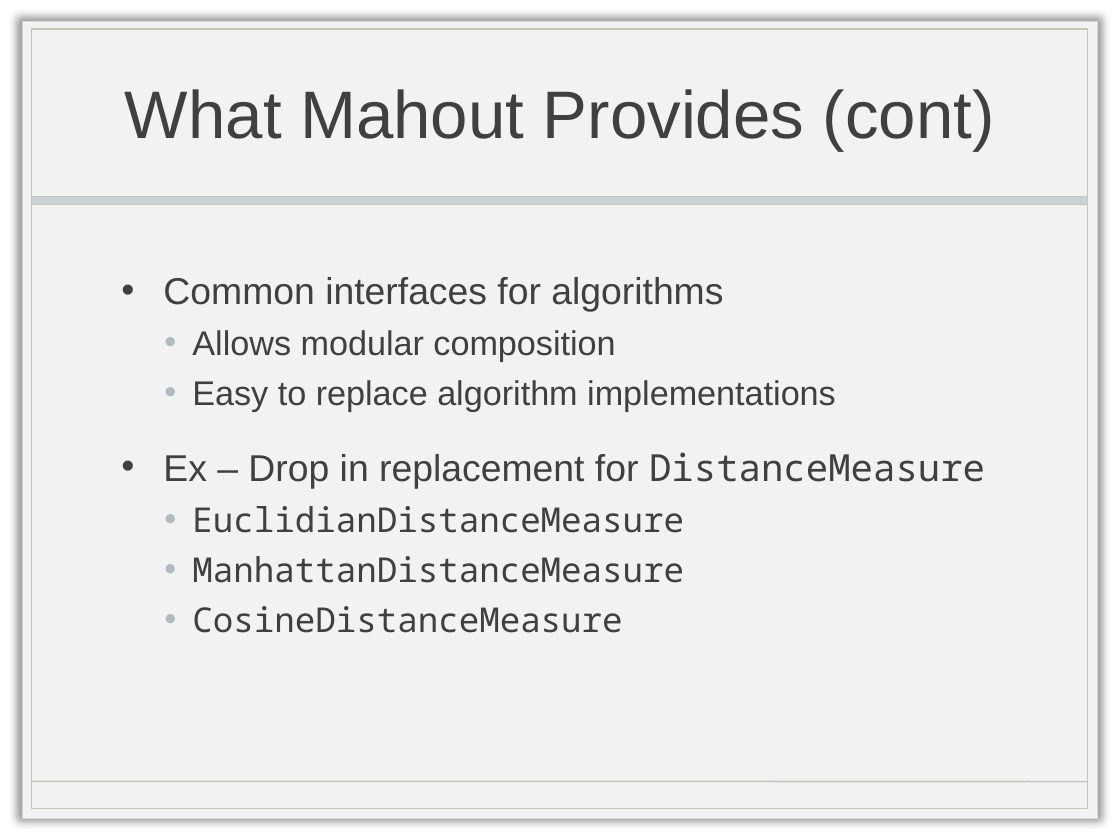
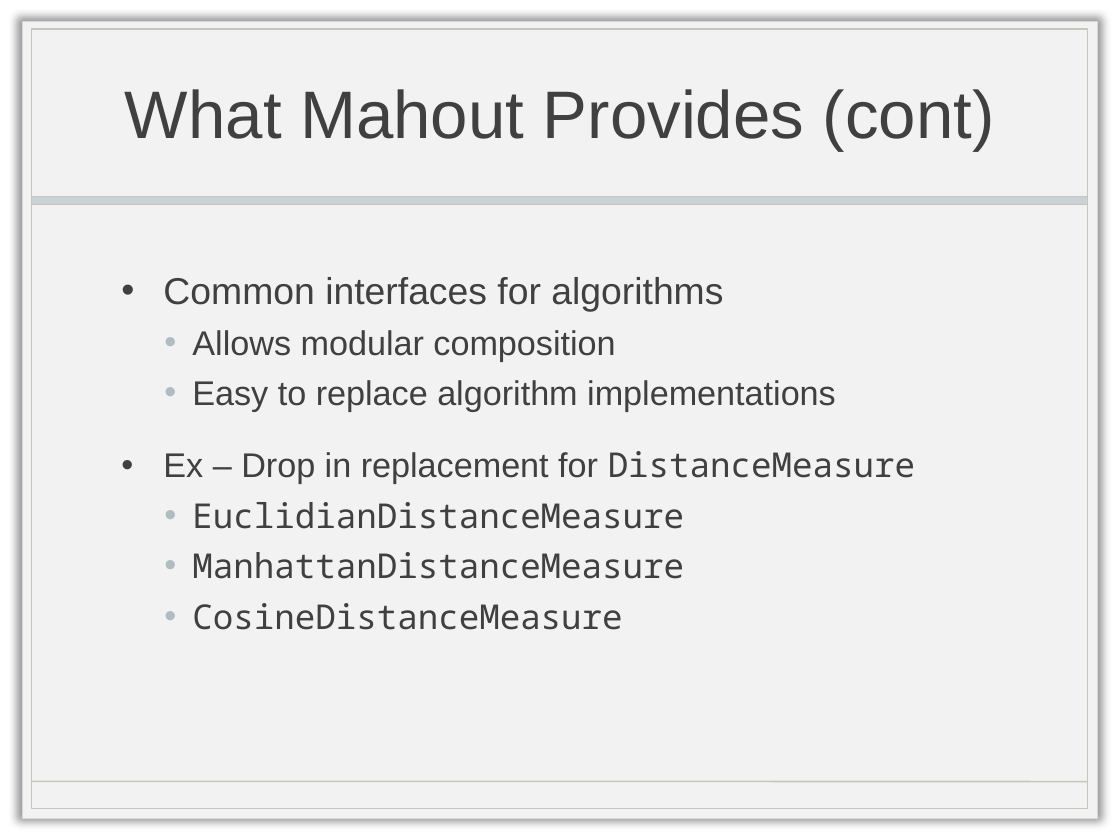
Before and after one commit to rtyer/ml_at_scale_with_mahout, a slide deck: slide 21 of mahout.pptx. Drawn at 1120x840 pixels with LibreOffice and Linux fonts; fonts in the diff are those of the drawing; background and template pictures are left out. Boxes give left, top, right and bottom in pixels: in the first picture for what was removed or moved away, otherwise in the second. Text is boxed around its words. In the diff, an @@ line names an element or a change of style, - is before the commit and + after.

Commit message:
some slide work...adding second demo slide and cleaning up formatting

```diff
--- a/mahout.pptx
+++ b/mahout.pptx
@@ text at (x1=163, y1=451, x2=915, y2=484): size 24 to 22 pt in "Ex – Drop in replacement for DistanceMeasure" @@
```
Also in this commit, not shown: 2 other slides changed, 1 slide added.
